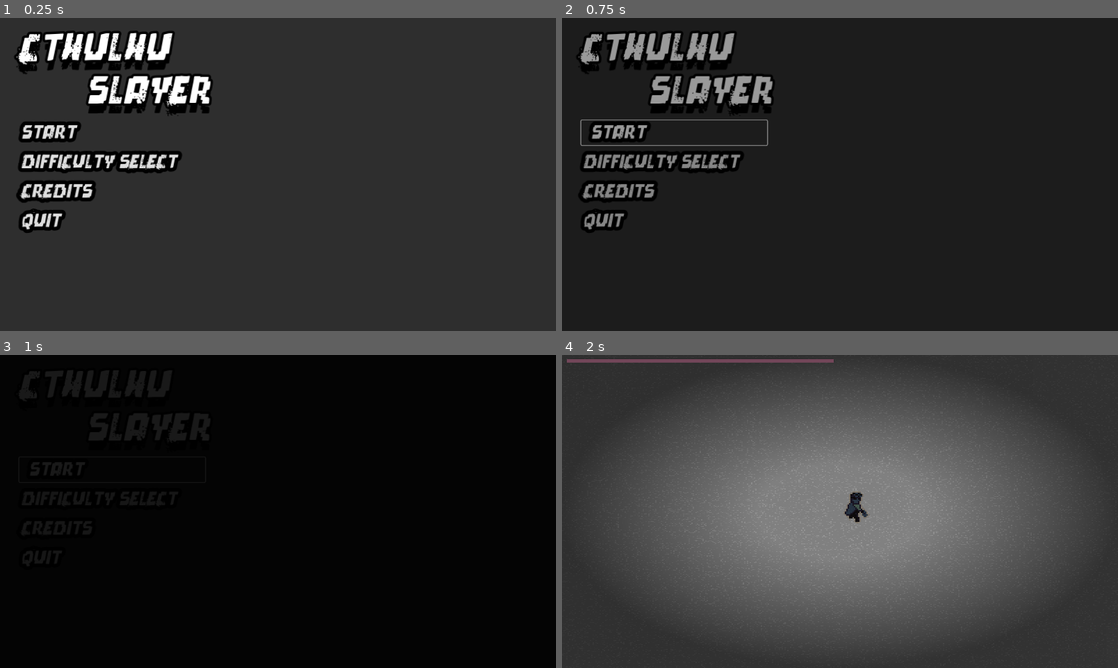
Above: before the commit, frames 1-4 (two rows, left to right).
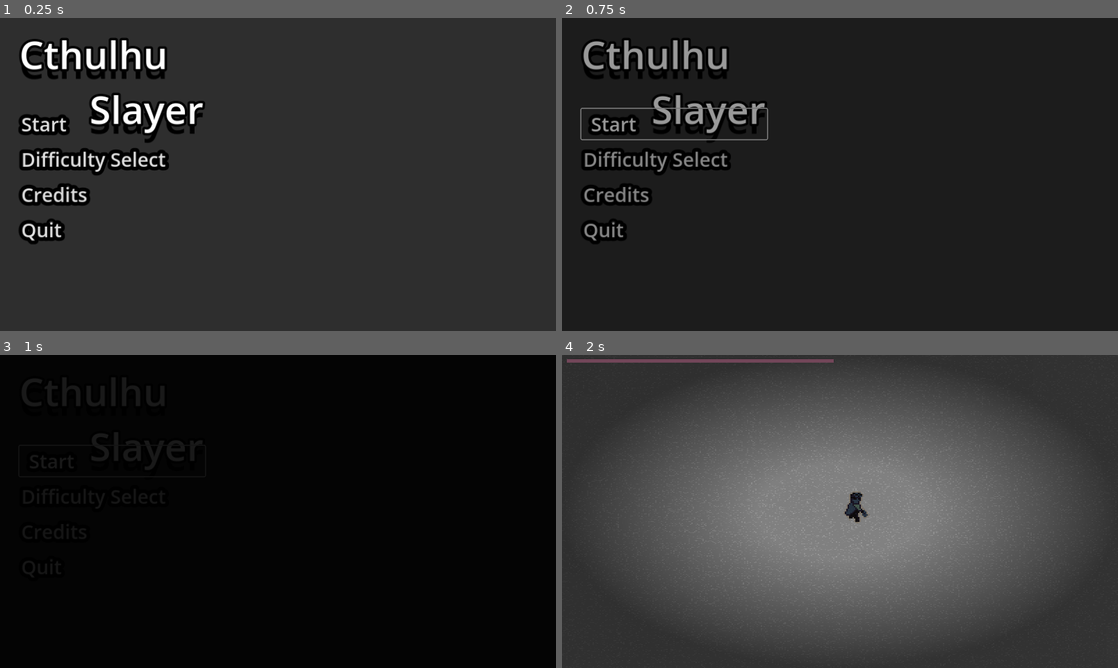
Above: after the commit, the same moments.

Repository: mpelot/Cthulhu-Slayer
Game: Godot game, scene res://UI/Scene/Menu/menu.tscn
Two runs of this game, one before a commit and one after it. Both use one fixed random seed, a clock stepped at 60 frames per second and the inputs below.
Inputs (mouse positions are in pixels of both pictures, inside the frame that each line leads up to):
- Up to frame 1 (0.25 s): no input
- Up to frame 2 (0.75 s): click "Start" at 0.5 s
- Up to frame 3 (1 s): no input
- Up to frame 4 (2 s): tap Enter at 1.25 s; move the mouse to (962, 495) at 1.27 s; hold D (Right) from 1.28 s (still down); click (962, 495) at 1.35 s

The runs differ from the first frame. In frame 1, 9.4% of the frame differs, in the area x 2-39%, y 4-73%; in frame 2, 8.5%; in frame 3, 0.6%; in frame 4, nothing differs.
Error before the commit: Cannot call method 'play' on a null value. (res://Entities/Player/melee.gd:10)

Commit message:
Added material based footsteps to Village

Diff:
--- a/Entities/Player/Script/movement.gd
+++ b/Entities/Player/Script/movement.gd
@@ -9,14 +9,24 @@
 @onready var run_animation: AnimationPlayer = $"../../../Sprite/Run/Run"
 @onready var idle_animation: AnimationPlayer = $"../../../AnimationPlayer"
 
+@onready var previous_position: Vector2
+@onready var footstep_layers = get_tree().get_nodes_in_group("footstep_layers")
+
+
 func _ready():
 	run_animation.play("Run")
 	idle_animation.play("Idle")
+	previous_position = player.global_position
+
+func _process(delta):
+	check_footsteps()
+	previous_position = player.global_position
 
 func update(delta):
 	var collision: KinematicCollision2D = move(delta)
 	#Collision can return null
 	handle_collision(collision)
+
 
 func move(delta) -> KinematicCollision2D:
 	var x_input : float = Input.get_action_raw_strength("Right") - Input.get_action_raw_strength("Left")
@@ -34,7 +44,6 @@
 		run_sprite.visible = false
 	return (player.move_and_collide(direction * movement_speed * delta))
 
-
 #Handling the collision here
 func handle_collision(collision: KinematicCollision2D):
 	if(collision == null):
@@ -42,3 +51,10 @@
 	var collider := collision.get_collider()
 	if(collider is Damagable):
 		control_state.transitioned.emit(control_state, {"damage": collider.damage})
+
+func check_footsteps():
+	var player_position = player.global_position
+	var is_moving = player_position != previous_position
+	for layer in footstep_layers:
+		if layer.has_method("play_footsteps_if_on"):
+			layer.play_footsteps_if_on(player_position, is_moving)
--- a/Entities/Player/player.tscn
+++ b/Entities/Player/player.tscn
@@ -19,6 +19,7 @@
 [ext_resource type="Texture2D" uid="uid://d20wljlcix0fh" path="res://Entities/Player/Sprite/Guy_Final_Idle.png" id="13_xyhgg"]
 [ext_resource type="Texture2D" uid="uid://bblvvxrjiy361" path="res://Entities/Player/Sprite/Guy_Final_Run.png" id="14_02vht"]
 [ext_resource type="PackedScene" uid="uid://cbdahhosbo8jd" path="res://UI/Scene/Pause/pause.tscn" id="18_ky6qn"]
+[ext_resource type="AudioStream" uid="uid://cym5hourjuems" path="res://UI/Scene/Sfx/Melee Swing SFX.mp3" id="20_itgkv"]
 
 [sub_resource type="Animation" id="Animation_25jca"]
 length = 0.001
@@ -282,7 +283,7 @@
 [node name="Player" type="CharacterBody2D" groups=["Player"]]
 script = ExtResource("1_5phih")
 
-[node name="StateMachine (FSM)" type="Node2D" parent="." node_paths=PackedStringArray("initial_state")]
+[node name="StateMachine (FSM)" type="Node2D" parent="." node_paths=PackedStringArray("initial_state") groups=["footstep_layers"]]
 script = ExtResource("1_60xw4")
 initial_state = NodePath("Control (BM)")
 
@@ -405,6 +406,9 @@
 
 [node name="Pause" parent="PauseScreen" instance=ExtResource("18_ky6qn")]
 
+[node name="PlayerMeleeSwing" type="AudioStreamPlayer2D" parent="."]
+stream = ExtResource("20_itgkv")
+
 [connection signal="animation_finished" from="StateMachine (FSM)/Control (BM)/Skill (HSM)/Melee/AnimationPlayer" to="StateMachine (FSM)/Control (BM)/Skill (HSM)/Melee" method="_on_animation_player_animation_finished"]
 [connection signal="body_entered" from="Weapon/Pivot/MeleeWeapon" to="Weapon/Pivot/MeleeWeapon" method="_on_body_entered"]
 [connection signal="animation_finished" from="AnimationPlayer" to="StateMachine (FSM)/Hurt" method="handle_animation_finishes"]
--- /dev/null
+++ b/Scenes/Environment/Village/grass.gd
@@ -0,0 +1,25 @@
+extends TileMapLayer
+
+@onready var footstep_player: AudioStreamPlayer2D = $"../PlayerGrassRunSFX"
+@export var atlas_coords_list: Array[Vector2i] = [
+	Vector2i(9,0), Vector2i(6,3), Vector2i(11,2), Vector2i(5,3),
+	Vector2i(4,3), Vector2(4,0)]
+
+	#Vector2i(5,2), Vector2i(6,2), Vector2i(6,3), Vector2i(7,3),
+	#Vector2i(8,2), Vector2i(9,2), Vector2i(10,3), Vector2i(11,3),
+	#Vector2i(13,2), Vector2i(0,3), Vector2i(1,3), Vector2i(2,3),
+	#Vector2i(3,3), Vector2i(4,3), Vector2i(5,3), Vector2i(6,3),
+	#Vector2i(7,3), Vector2i(8,3), Vector2i(9,0), Vector2i(4,0)]
+
+@onready var last_played_coords: Vector2i = Vector2i(-1,-1)
+
+func play_footsteps_if_on(world_position: Vector2, is_moving:bool):
+	var cell = local_to_map(world_position)
+	var current_coords = get_cell_atlas_coords(cell)
+	#print("grass - Cell coordinates:", current_coords)
+	if is_moving and current_coords in atlas_coords_list:
+		if footstep_player and not footstep_player.playing:
+			footstep_player.play()
+			last_played_coords = current_coords
+	else:
+		footstep_player.stop()
--- /dev/null
+++ b/Scenes/Environment/Village/road.gd
@@ -0,0 +1,22 @@
+extends TileMapLayer
+
+@onready var footstep_player: AudioStreamPlayer2D = $"../PlayerGravelRunSFX"
+@export var atlas_coords_list: Array[Vector2i] = [
+	Vector2i(4,0)]
+
+#Vector2i(0,0), Vector2i(1,0), Vector2i(2,0), Vector2i(3,0),
+#Vector2i(4,0), Vector2i(5,0), Vector2i(6,0), Vector2i(7,0),
+#Vector2i(8,0), Vector2i(9,3), Vector2i(10,3),Vector2i(-1,-1)]
+
+var last_played_coords: Vector2i = Vector2i(-1,-1)
+
+func play_footsteps_if_on(world_position: Vector2, is_moving:bool):
+	var cell = local_to_map(world_position)
+	var current_coords = get_cell_atlas_coords(cell)
+	#print(" road - Cell coordinates:", current_coords)
+	if is_moving and current_coords in atlas_coords_list:
+		if footstep_player and not footstep_player.playing:
+			footstep_player.play()
+			last_played_coords = current_coords
+	else:
+		footstep_player.stop()
--- a/Scenes/Environment/Village/village.tscn
+++ b/Scenes/Environment/Village/village.tscn
@@ -1,10 +1,15 @@
-[gd_scene load_steps=7 format=4 uid="uid://dgf3y7d0he3na"]
+[gd_scene load_steps=12 format=4 uid="uid://dgf3y7d0he3na"]
 
 [ext_resource type="TileSet" uid="uid://di8palb3act4f" path="res://Scenes/Environment/Village/tilemap/village_tile_set.tres" id="1_lnc07"]
 [ext_resource type="PackedScene" uid="uid://clwh62jtlg5t8" path="res://Entities/Player/player.tscn" id="2_k3pbb"]
 [ext_resource type="Script" path="res://Scenes/Environment/Village/Script/foreground.gd" id="2_mntsy"]
-[ext_resource type="PackedScene" uid="uid://cabjye6mltep3" path="res://Entities/Enemy/MinionOne/cultist.tscn" id="4_7rwyg"]
+[ext_resource type="Script" path="res://Scenes/Environment/Village/road.gd" id="3_c7kmh"]
+[ext_resource type="Script" path="res://Scenes/Environment/Village/grass.gd" id="3_rlx61"]
+[ext_resource type="PackedScene" uid="uid://cabjye6mltep3" path="res://Entities/Enemy/MinionOne/Cultist.tscn" id="4_7rwyg"]
+[ext_resource type="AudioStream" uid="uid://cr5tik4ngp8q3" path="res://UI/Scene/Sfx/running on gravel.dirt  SFX.mp3" id="5_o6ii8"]
 [ext_resource type="PackedScene" uid="uid://dohec58u1vi1b" path="res://Scenes/Environment/Village/Buildings/House.tscn" id="5_ogfxb"]
+[ext_resource type="AudioStream" uid="uid://dsual85jklvwf" path="res://UI/Scene/Sfx/running on grass revamped sfx.mp3" id="6_hrwn1"]
+[ext_resource type="AudioStream" uid="uid://b8b04vklub6nw" path="res://UI/Scene/Sfx/running on stone.mp3" id="7_elwrc"]
 
 [sub_resource type="Environment" id="Environment_i6knh"]
 sky_custom_fov = 13.1
@@ -20,15 +25,17 @@
 scroll_offset = Vector2(10, 0)
 metadata/_edit_lock_ = true
 
-[node name="Road" type="TileMapLayer" parent="Tilemap"]
+[node name="Road" type="TileMapLayer" parent="Tilemap" groups=["footstep_layers"]]
 modulate = Color(0.699653, 0.699653, 0.699653, 1)
 tile_map_data = PackedByteArray("AADz/wcAAQAEAAAAAADz/wgAAQAEAAAAAADz/wkAAQAEAAAAAADz/woAAQAEAAAAAADz/wsAAQAEAAAAAADz/w …(100832 unchanged characters)…
 tile_set = ExtResource("1_lnc07")
-
-[node name="Grass" type="TileMapLayer" parent="Tilemap"]
+script = ExtResource("3_c7kmh")
+
+[node name="Grass" type="TileMapLayer" parent="Tilemap" groups=["footstep_layers"]]
 texture_filter = 1
 tile_map_data = PackedByteArray("AADw/wMAAQAJAAAAAADw/wQAAQAAAAUAAADx/wMAAQAJAAAAAADx/wQAAQAAAAUAAADy/wMAAQAJAAAAAADy/w …(77184 unchanged characters)…
 tile_set = ExtResource("1_lnc07")
+script = ExtResource("3_rlx61")
 
 [node name="Grass2" type="TileMapLayer" parent="Tilemap"]
 texture_filter = 1
@@ -278,6 +285,19 @@
 texture_filter = 1
 tile_map_data = PackedByteArray("AAD0/wMAAQAAAAkAAADy/wMAAQAJAAgAAADz/wMAAQAJAAgAAADx/wMAAQAIAAgAAADx/wIAAQADAAkAAADx/w …(720 unchanged characters)…
 tile_set = ExtResource("1_lnc07")
+
+[node name="PlayerGravelRunSFX" type="AudioStreamPlayer2D" parent="Tilemap"]
+stream = ExtResource("5_o6ii8")
+volume_db = 24.0
+
+[node name="PlayerGrassRunSFX" type="AudioStreamPlayer2D" parent="Tilemap"]
+stream = ExtResource("6_hrwn1")
+volume_db = 24.0
+pitch_scale = 0.83
+
+[node name="PlayerStoneRunSFX" type="AudioStreamPlayer2D" parent="Tilemap"]
+stream = ExtResource("7_elwrc")
+volume_db = 24.0
 
 [node name="Player" parent="." instance=ExtResource("2_k3pbb")]
 modulate = Color(0.850277, 0.633039, 0.669735, 1)
--- a/Scenes/Environment/Village/village_bridge.tscn
+++ b/Scenes/Environment/Village/village_bridge.tscn
@@ -4,7 +4,7 @@
 [ext_resource type="PackedScene" uid="uid://clwh62jtlg5t8" path="res://Entities/Player/player.tscn" id="2_njg84"]
 [ext_resource type="PackedScene" uid="uid://dohec58u1vi1b" path="res://Scenes/Environment/Village/Buildings/House.tscn" id="3_if58s"]
 [ext_resource type="PackedScene" uid="uid://b5hkfigc6w20w" path="res://Scenes/Environment/Common/Door/passive_door.tscn" id="4_x768l"]
-[ext_resource type="PackedScene" uid="uid://cabjye6mltep3" path="res://Entities/Enemy/MinionOne/cultist.tscn" id="5_7t3b5"]
+[ext_resource type="PackedScene" uid="uid://cabjye6mltep3" path="res://Entities/Enemy/MinionOne/Cultist.tscn" id="5_7t3b5"]
 
 [node name="VillageBridge" type="Node2D"]
 
Not shown: 1 places in Entities/Player/player.tscn that only renumber resources
Not shown, changed: Scenes/Environment/Village/village_1st_part.tscn
Not shown, changed: Scenes/Environment/Village/village_3rd_part.tscn
Not shown, changed: UI/Common/pixel-dead.italic.ttf.import
Not shown, removed: Scenes/Environment/Village/cultist dagger contact.mp3
Not shown, added: UI/Scene/Sfx/Cthulhu possible Cultist SFX.mp3
Not shown, added: UI/Scene/Sfx/running on grass revamped sfx.mp3
